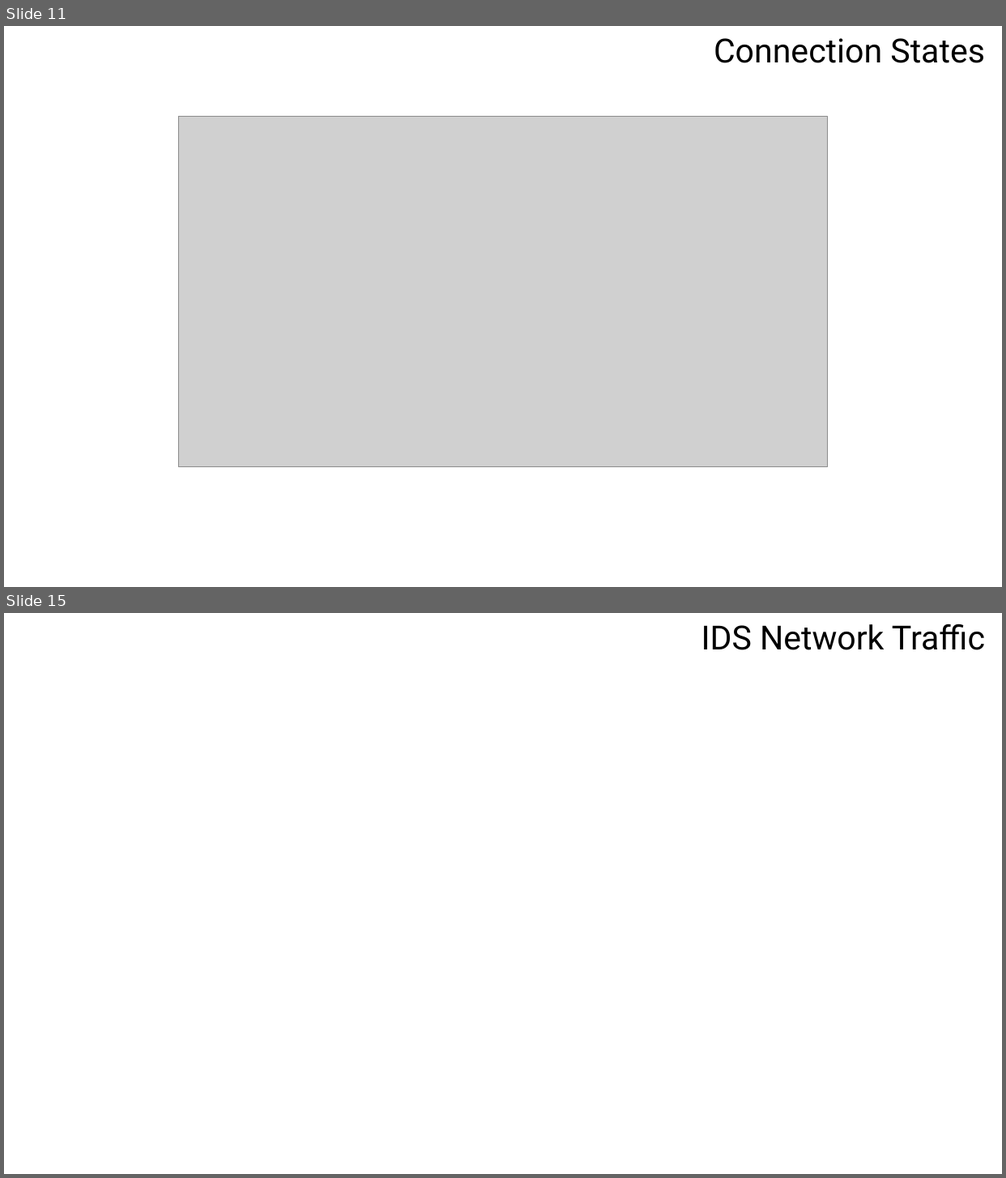
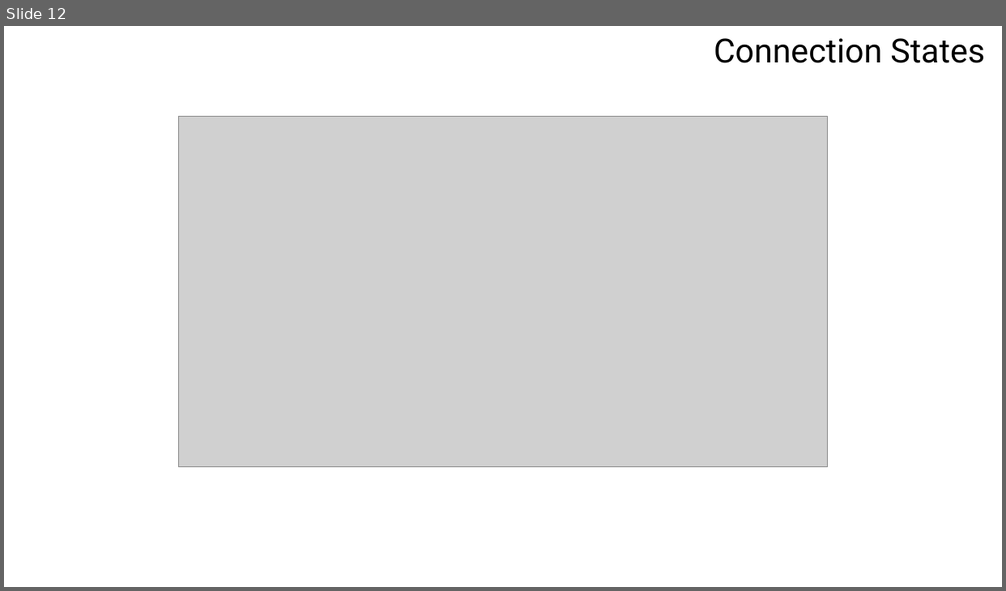
Before and after one commit to sdave777/Internet-of-Things_IDS_Data, a slide deck: Presentation.pptx. Shown one above the other, each under a label of ours: slides 11 and 15 before the commit, slide 12 after it; the slides between them are not shown. The pictures are 1006x1178 and 1006x591 pixels, drawn with LibreOffice and Linux fonts; fonts in the diff are those of the drawing; grey boxes stand for pictures; background and template pictures are left out. Boxes give left, top, right and bottom in pixels: in the first picture for what was removed or moved away, otherwise in the second. Text is boxed around its words. In the diff, an @@ line names an element or a change of style, - is before the commit and + after.

```diff
--- a/Presentation.pptx
+++ b/Presentation.pptx
@@ slide 15 removed at [4, 613, 1002, 1174], background picture (left out) @@
@@ text removed at [701, 624, 985, 650] @@
-IDS Network Traffic
@@ what was slide 11 is now slide 12 @@
```
Also in this commit, not shown: 6 slides changed, 2 slides added, 2 other files.
